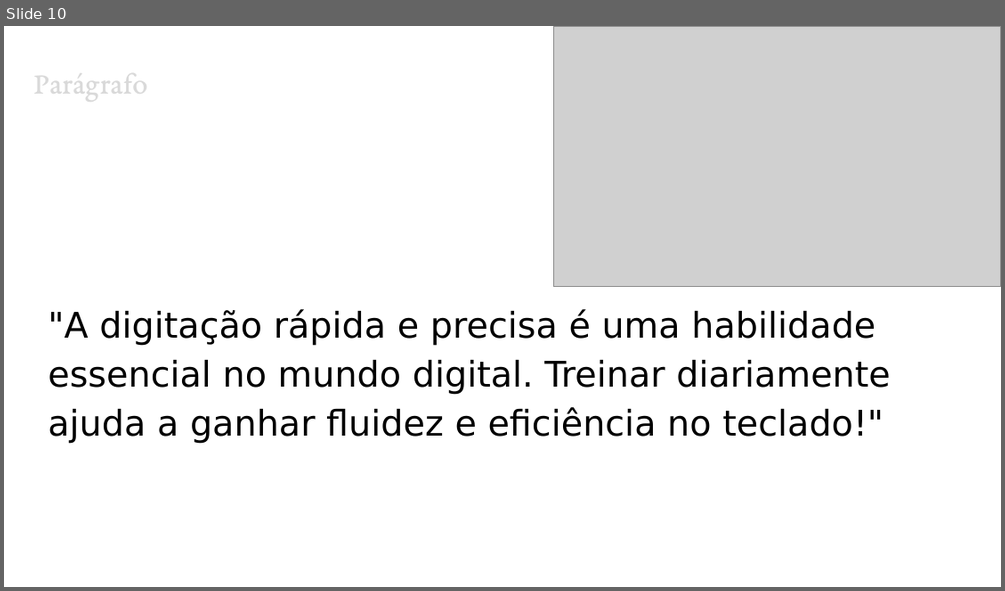
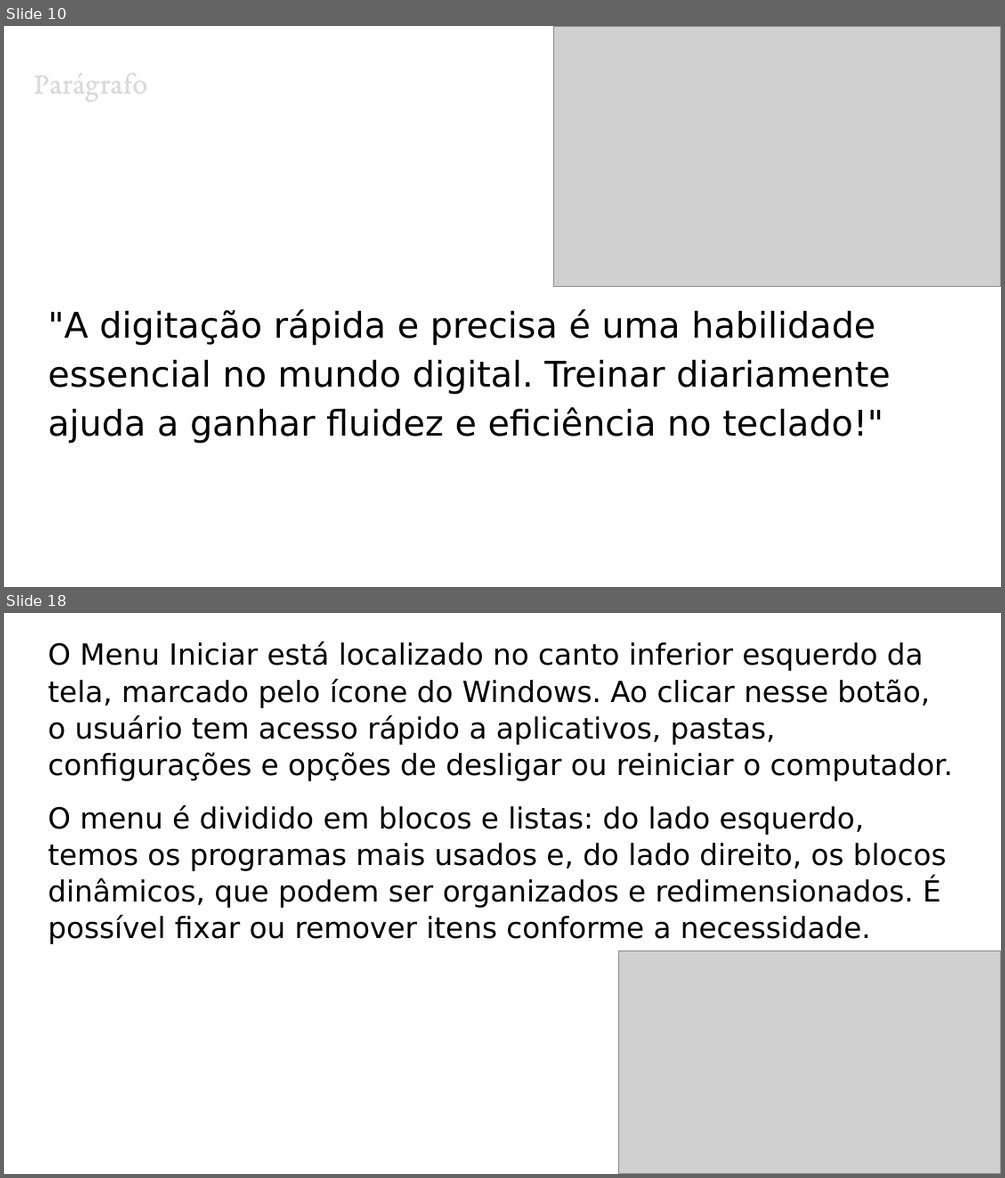
Before and after one commit to Eridhonson/professor, a slide deck: Windows/Windows - Aula 3 - Digitação no Teclado ABNT2.pptx. Shown one above the other, each under a label of ours: slide 10 before the commit, slides 10 and 18 after it; the slides between them are not shown. The pictures are 1005x591 and 1005x1178 pixels, drawn with LibreOffice and Linux fonts; fonts in the diff are those of the drawing; grey boxes stand for pictures. Boxes give left, top, right and bottom in pixels: in the first picture for what was removed or moved away, otherwise in the second. Text is boxed around its words. In the diff, an @@ line names an element or a change of style, - is before the commit and + after.

```diff
--- a/Windows/Windows - Aula 3 - Digitação no Teclado ABNT2.pptx
+++ b/Windows/Windows - Aula 3 - Digitação no Teclado ABNT2.pptx
@@ slide 18 added at (4,613,1001,1174), background #FFFFFF @@
@@ text added at (48,641,953,944), 21 pt, text #000000 @@
+O Menu Iniciar está localizado no canto inferior esquerdo da tela, marcado pelo ícone do Windows. Ao clicar nesse botão, o usuário tem acesso rápido a aplicativos, pastas, configurações e opções de desligar ou reiniciar o computador.
+O menu é dividido em blocos e listas: do lado esquerdo, temos os programas mais usados e, do lado direito, os blocos dinâmicos, que podem ser organizados e redimensionados. É possível fixar ou remover itens conforme a necessidade.
@@ picture added at (619,951,1001,1173) @@
```
Also in this commit, not shown: 8 other slides added.
